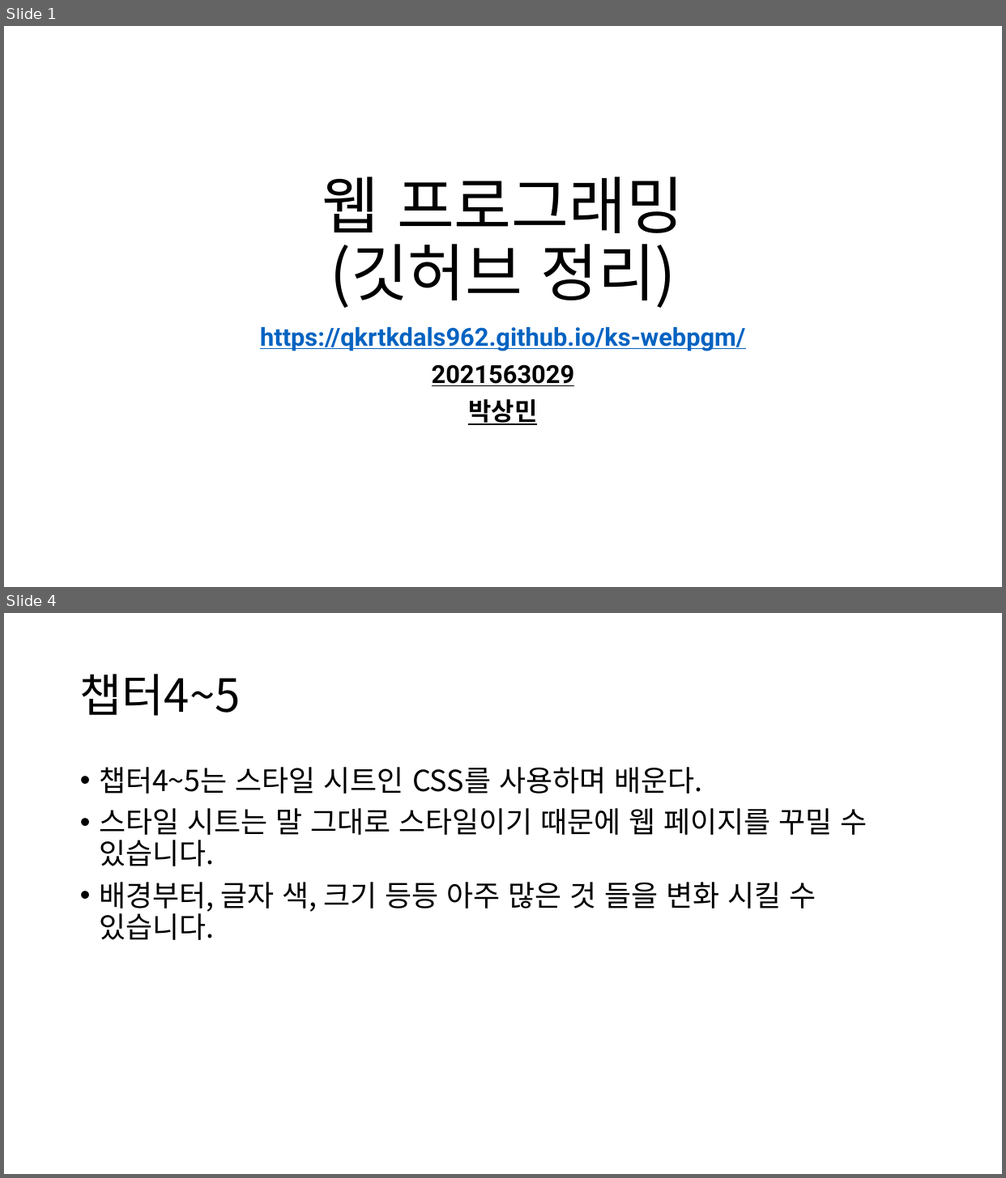
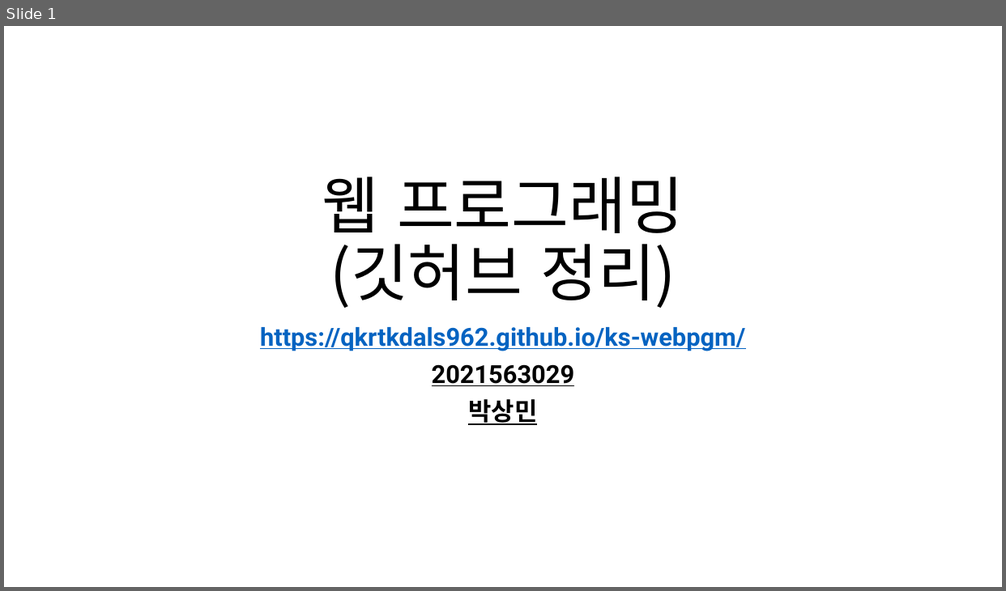
Before and after one commit to qkrtkdals962/ks-webpgm, a slide deck: 웹 프로그래밍.pptx. Shown one above the other, each under a label of ours: slides 1 and 4 before the commit, slide 1 after it; the slides between them are not shown. The pictures are 1006x1178 and 1006x591 pixels, drawn with LibreOffice and Linux fonts; fonts in the diff are those of the drawing. Boxes give left, top, right and bottom in pixels: in the first picture for what was removed or moved away, otherwise in the second. Text is boxed around its words. In the diff, an @@ line names an element or a change of style, - is before the commit and + after.

```diff
--- a/웹 프로그래밍.pptx
+++ b/웹 프로그래밍.pptx
@@ slide 4 removed at [4, 613, 1002, 1174], background #FFFFFF @@
@@ title removed at [80, 674, 241, 716] @@
-챕터4~5
@@ text removed at [99, 767, 867, 940] @@
-• 챕터4~5는 스타일 시트인 CSS를 사용하며 배운다.
-• 스타일 시트는 말 그대로 스타일이기 때문에 웹 페이지를 꾸밀 수 있습니다.
-• 배경부터, 글자 색, 크기 등등 아주 많은 것 들을 변화 시킬 수 있습니다.
```
Also in this commit, not shown: 1 slide changed, 3 slides added, 6 other slides removed, 19 other files.
